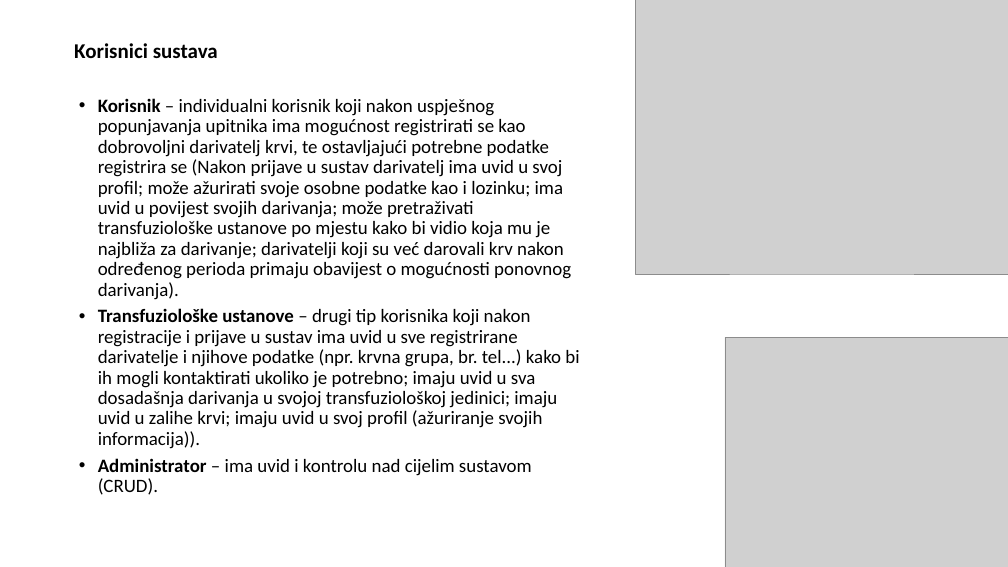
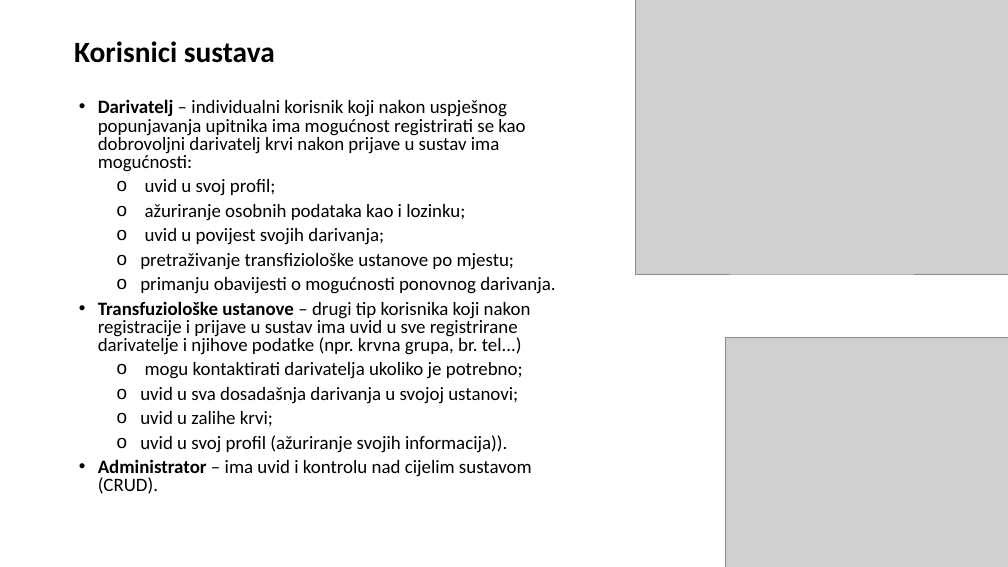
Before and after one commit to MarijanaOmazic/Prezentacija, a slide deck: slide 5 of Blood_register.pptx (slide 3 before the commit). Drawn at 1008x567 pixels with LibreOffice and Linux fonts; fonts in the diff are those of the drawing; grey boxes stand for pictures; background and template pictures are left out. Boxes give left, top, right and bottom in pixels: in the first picture for what was removed or moved away, otherwise in the second. Text is boxed around its words. In the diff, an @@ line names an element or a change of style, - is before the commit and + after.

```diff
--- a/Blood_register.pptx
+++ b/Blood_register.pptx
@@ text at (x1=74, y1=41, x2=532, y2=494): size 20 to 28 pt in "Korisnici sustava"; line spacing 0.9 to 0.8 @@
@@ text at (x1=98, y1=99, x2=555, y2=453): text changed @@
-• Korisnik – individualni korisnik koji nakon uspješnog popunjavanja upitnika ima mogućnost registrirati se kao dobrovoljni darivatelj krvi, te ostavljajući potrebne podatke registrira se (Nakon prijave u sustav darivatelj ima uvid u svoj profil; može ažurirati svoje osobne podatke kao i lozinku; ima uvid u povijest svojih darivanja; može pretraživati transfuziološke ustanove po mjestu kako bi vidio koja mu je najbliža za darivanje; darivatelji koji su već darovali krv nakon određenog perioda primaju obavijest o mogućnosti ponovnog darivanja).
-• Transfuziološke ustanove – drugi tip korisnika koji nakon registracije i prijave u sustav ima uvid u sve registrirane darivatelje i njihove podatke (npr. krvna grupa, br. tel...) kako bi ih mogli kontaktirati ukoliko je potrebno; imaju uvid u sva dosadašnja darivanja u svojoj transfuziološkoj jedinici; imaju uvid u zalihe krvi; imaju uvid u svoj profil (ažuriranje svojih informacija)).
+• Darivatelj – individualni korisnik koji nakon uspješnog popunjavanja upitnika ima mogućnost registrirati se kao dobrovoljni darivatelj krvi nakon prijave u sustav ima mogućnosti:
+  o uvid u svoj profil;
+  o ažuriranje osobnih podataka kao i lozinku;
+  o uvid u povijest svojih darivanja;
+  o pretraživanje transfiziološke ustanove po mjestu;
+  o primanju obavijesti o mogućnosti ponovnog darivanja.
+• Transfuziološke ustanove – drugi tip korisnika koji nakon registracije i prijave u sustav ima uvid u sve registrirane darivatelje i njihove podatke (npr. krvna grupa, br. tel...)
+  o mogu kontaktirati darivatelja ukoliko je potrebno;
+  o uvid u sva dosadašnja darivanja u svojoj ustanovi;
+  o uvid u zalihe krvi;
+  o uvid u svoj profil (ažuriranje svojih informacija)).
```
Also in this commit, not shown: 9 other slides changed, 4 slides added.
